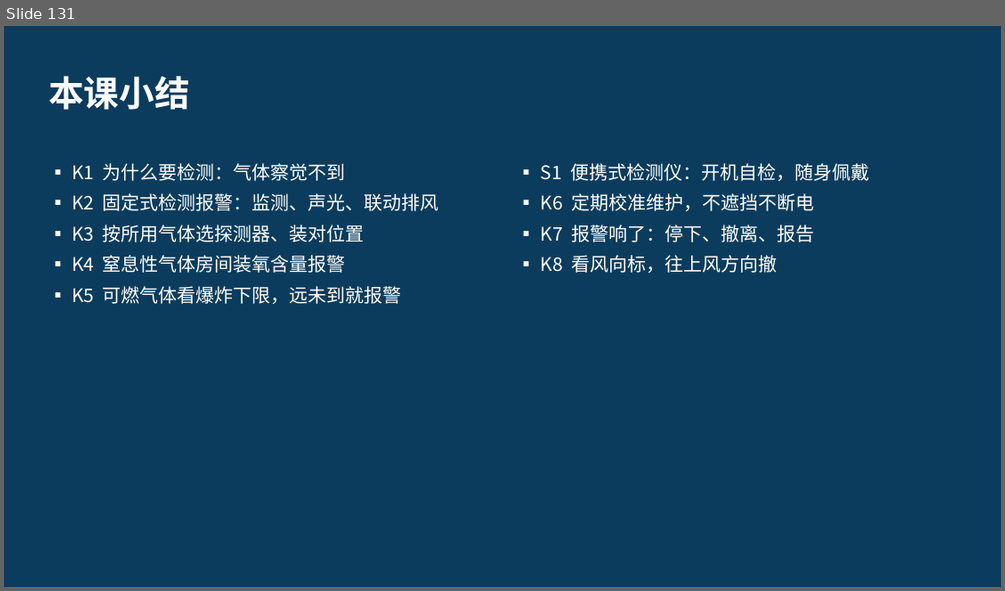
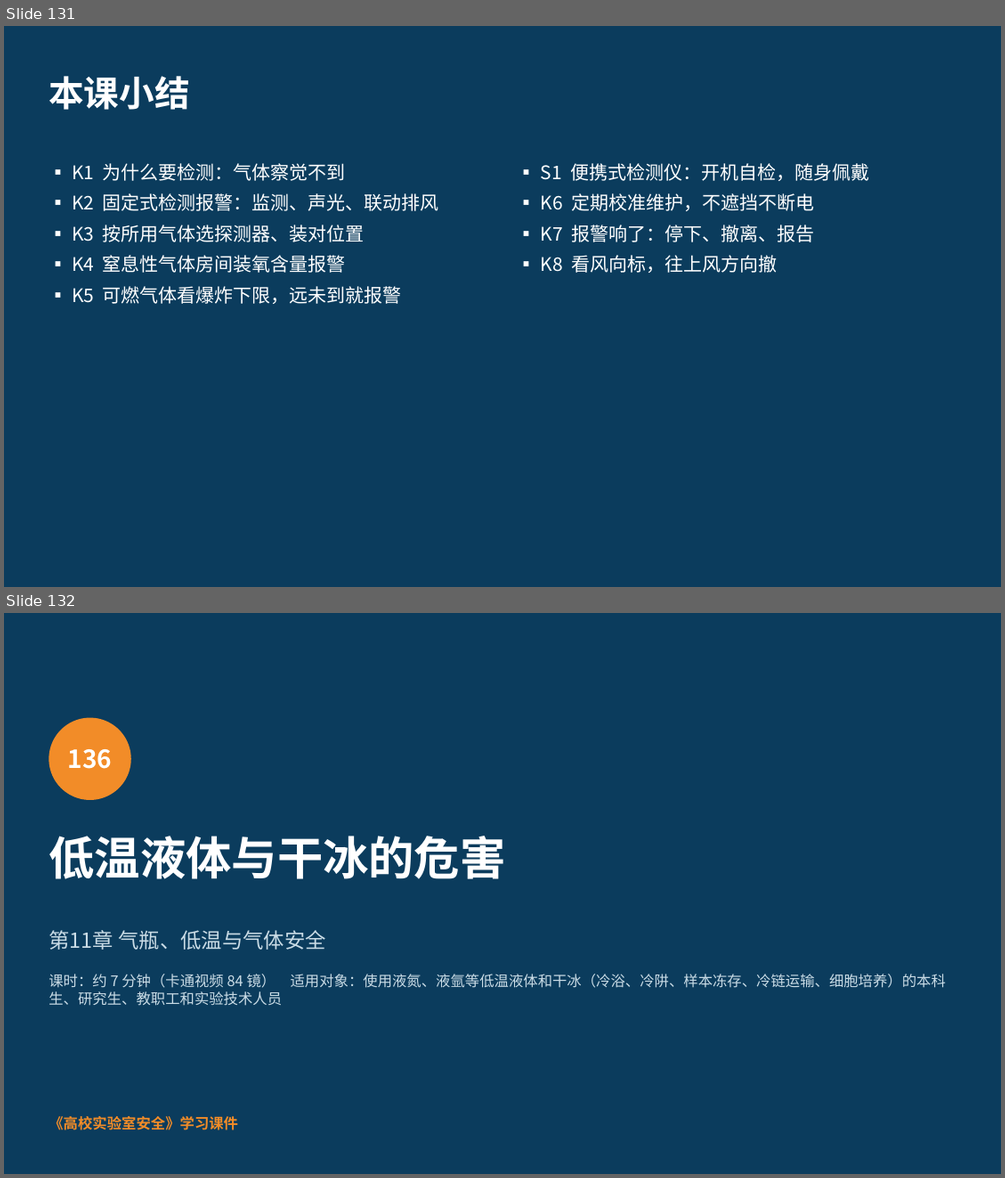
Before and after one commit to hanrongwx-max/videoyoutubo, a slide deck: course/高校实验室安全/课件/第11章_气瓶、低温与气体安全.pptx. Shown one above the other, each under a label of ours: slide 131 before the commit, slides 131 and 132 after it. The pictures are 1005x591 and 1005x1178 pixels, drawn with LibreOffice and Linux fonts; fonts in the diff are those of the drawing. Boxes give left, top, right and bottom in pixels: in the first picture for what was removed or moved away, otherwise in the second. Text is boxed around its words. In the diff, an @@ line names an element or a change of style, - is before the commit and + after.

```diff
--- a/course/高校实验室安全/课件/第11章_气瓶、低温与气体安全.pptx
+++ b/course/高校实验室安全/课件/第11章_气瓶、低温与气体安全.pptx
@@ slide 132 added at (x1=4, y1=613, x2=1001, y2=1174), background #0B3C5D @@
@@ ellipse added at (x1=48, y1=718, x2=131, y2=800), fill #F28C28 @@
@@ text added at (x1=68, y1=749, x2=113, y2=769), 24 pt, text #FFFFFF, bold @@
+136
@@ text added at (x1=48, y1=835, x2=505, y2=879), 44 pt, text #FFFFFF, bold @@
+低温液体与干冰的危害
@@ text added at (x1=48, y1=930, x2=326, y2=949), 20 pt, text #CADCE6 @@
+第11章 气瓶、低温与气体安全
@@ text added at (x1=48, y1=973, x2=946, y2=1005), 14 pt, text #CADCE6 @@
+课时：约 7 分钟（卡通视频 84 镜） 适用对象：使用液氮、液氩等低温液体和干冰（冷浴、冷阱、样本冻存、冷链运输、细胞培养）的本科生、研究生、教职工和实验技术人员
@@ text added at (x1=48, y1=1116, x2=238, y2=1130), 14 pt, text #F28C28, bold @@
+《高校实验室安全》学习课件
```
Also in this commit, not shown: 17 other slides added, 2 other files.
